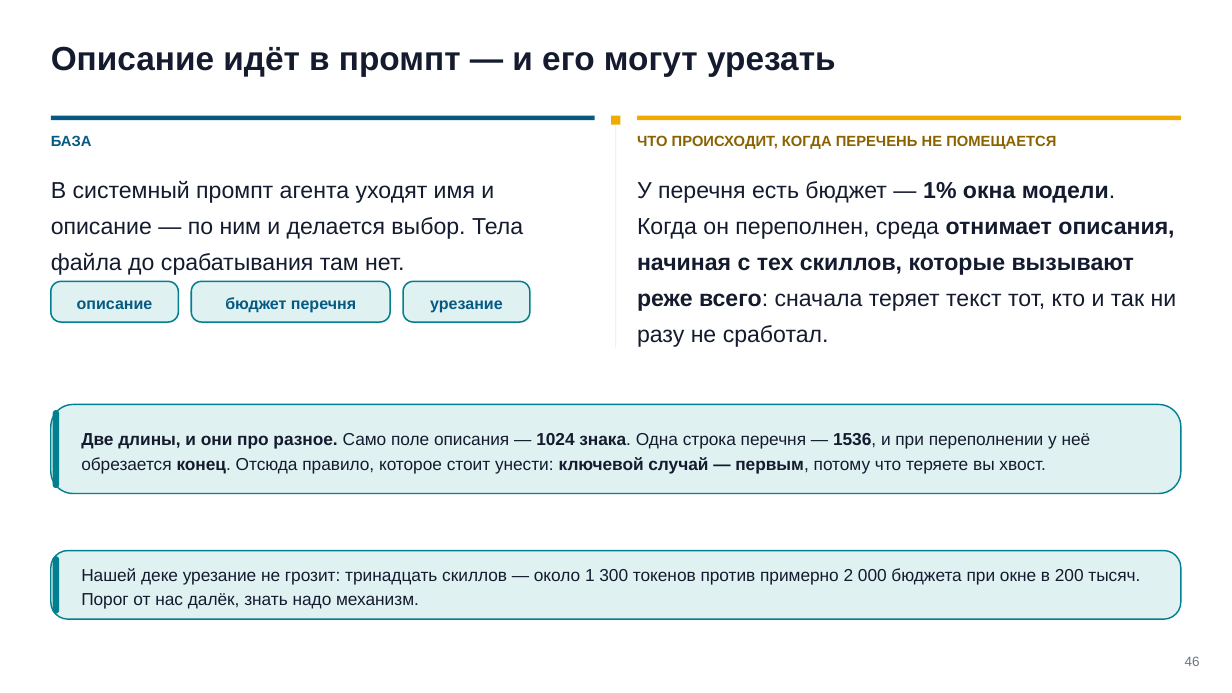
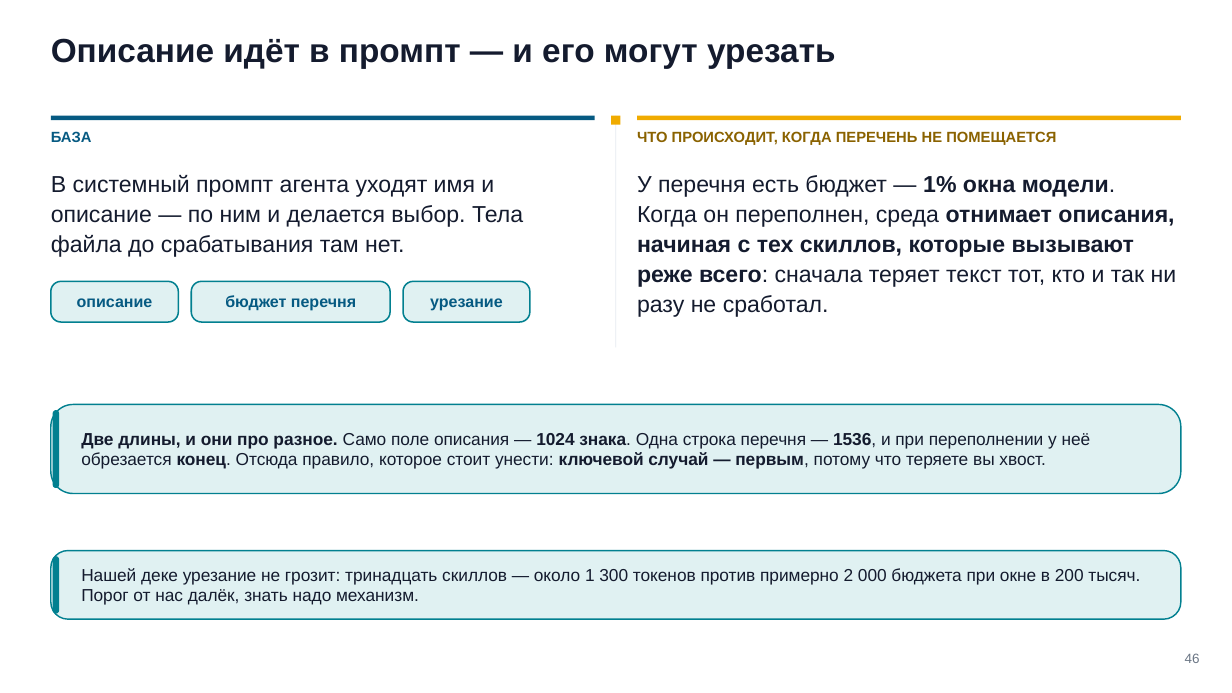
Before and after one commit to tellina-study/AI-usage-lessons, a slide deck: slide 46 of library/seminars/sem-05/rendered/sem-05.pptx. Drawn at 1232x693 pixels with LibreOffice and Linux fonts; fonts in the diff are those of the drawing. Boxes give left, top, right and bottom in pixels: in the first picture for what was removed or moved away, otherwise in the second. Text is boxed around its words. In the diff, an @@ line names an element or a change of style, - is before the commit and + after.

```diff
--- a/library/seminars/sem-05/rendered/sem-05.pptx
+++ b/library/seminars/sem-05/rendered/sem-05.pptx
@@ text "Описание идёт в промпт — ..." at (x1=51, y1=38, x2=836, y2=69): line spacing 1.14 to 29.6pt @@
@@ text "БАЗА" at (x1=51, y1=131, x2=92, y2=142): line spacing 1.18 to 13.6pt @@
@@ text "ЧТО ПРОИСХОДИТ, КОГДА ПЕРЕЧЕНЬ НЕ ..." at (x1=637, y1=131, x2=1056, y2=145): line spacing 1.18 to 13.6pt @@
@@ text "В системный промпт агента уходят ..." at (x1=51, y1=175, x2=523, y2=257): line spacing 1.3 to 23.4pt @@
@@ text "У перечня есть бюджет — ..." at (x1=637, y1=175, x2=1177, y2=317): line spacing 1.3 to 23.4pt @@
@@ line spacing 1.18 to 14.8pt in 3 elements at (x1=77, y1=298, x2=153, y2=307), (x1=225, y1=295, x2=356, y2=311), (x1=430, y1=298, x2=502, y2=311) @@
@@ text "Две длины, и они про ..." at (x1=81, y1=433, x2=1091, y2=469): line spacing 1.18 to 15.9pt @@
@@ text "Нашей деке урезание не грозит: ..." at (x1=81, y1=568, x2=1140, y2=605): line spacing 1.18 to 15.9pt @@
@@ text "46" at (x1=1185, y1=653, x2=1200, y2=663): line spacing 1.18 to 12.4pt @@
```
Also in this commit, not shown: 67 other slides changed, 11 other files.
